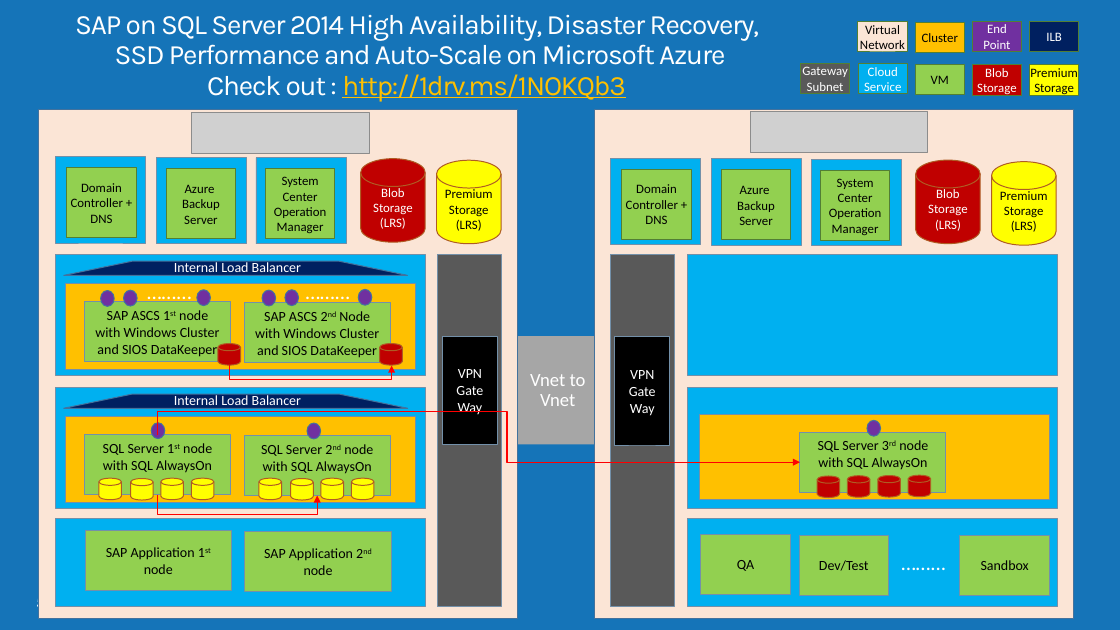
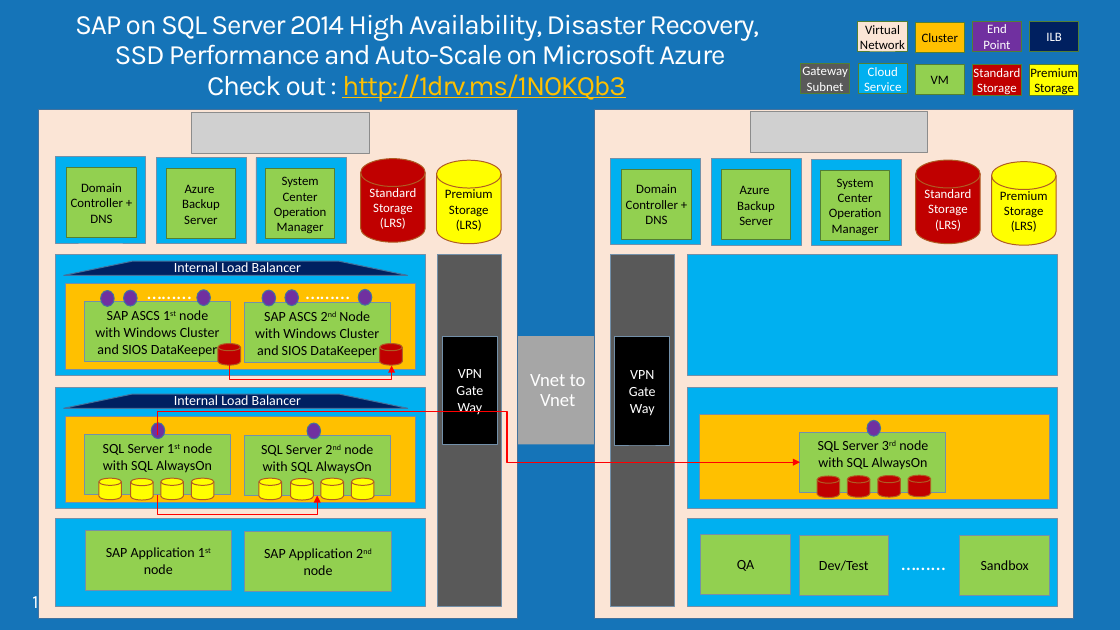
Before and after one commit to AzureCAT-GSI/SAP-on-Azure, a slide deck: slide 18 of SAP-on-Azure-Workshop-multi-day-/Presentations/Building SAP NetWeaver on SQL in Azure.pptx (slide 5 before the commit). Drawn at 1120x630 pixels with LibreOffice and Linux fonts; fonts in the diff are those of the drawing; grey boxes stand for pictures; background and template pictures are left out. Boxes give left, top, right and bottom in pixels: in the first picture for what was removed or moved away, otherwise in the second. Text is boxed around its words. In the diff, an @@ line names an element or a change of style, - is before the commit and + after.

```diff
--- a/SAP-on-Azure-Workshop-multi-day-/Presentations/Building SAP NetWeaver on SQL in Azure.pptx
+++ b/SAP-on-Azure-Workshop-multi-day-/Presentations/Building SAP NetWeaver on SQL in Azure.pptx
@@ text in rectangle at bbox=[973, 68, 1020, 97]: text changed @@
-Blob
-Storage
+Standard
+Storage
@@ text in cylinder at bbox=[369, 186, 416, 229]: text changed @@
-Blob Storage (LRS)
+Standard Storage (LRS)
@@ text in cylinder at bbox=[935, 220, 961, 231]: text changed @@
-Blob Storage (LRS)
+StandardStorage (LRS)
@@ page number at bbox=[32, 591, 50, 613]: text changed @@
-5
+18
```
Also in this commit, not shown: 5 other slides changed, 13 slides added.
